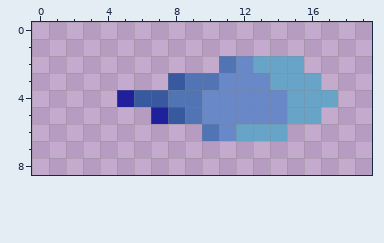
Pixel-art file -- Resources/Sprites/Characters/Wizard/Projectile.aseprite. Above is the file before it was changed.
20x9 pixels, 1 frame.
Once edited:
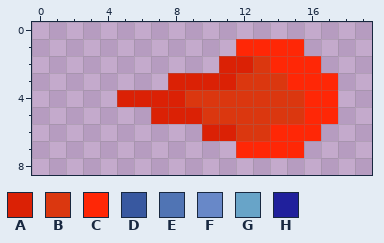
Palette (. is transparent): A #db2105  B #db370f  C #ff2706  D #3858a0  E #5074b4  F #6888c8  G #68a4c8  H #20209c
Changes in this commit:
Changed rows in their new state; - is an unchanged pixel.
first column x 5:
1 -------CCCC--
2 ------AABCCC-
3 ---AAAABBBCCC
4 AAAABBBBBBBCC
5 --AAABBBBBBCC
6 -----AABBCCC-
7 -------CCCC--
